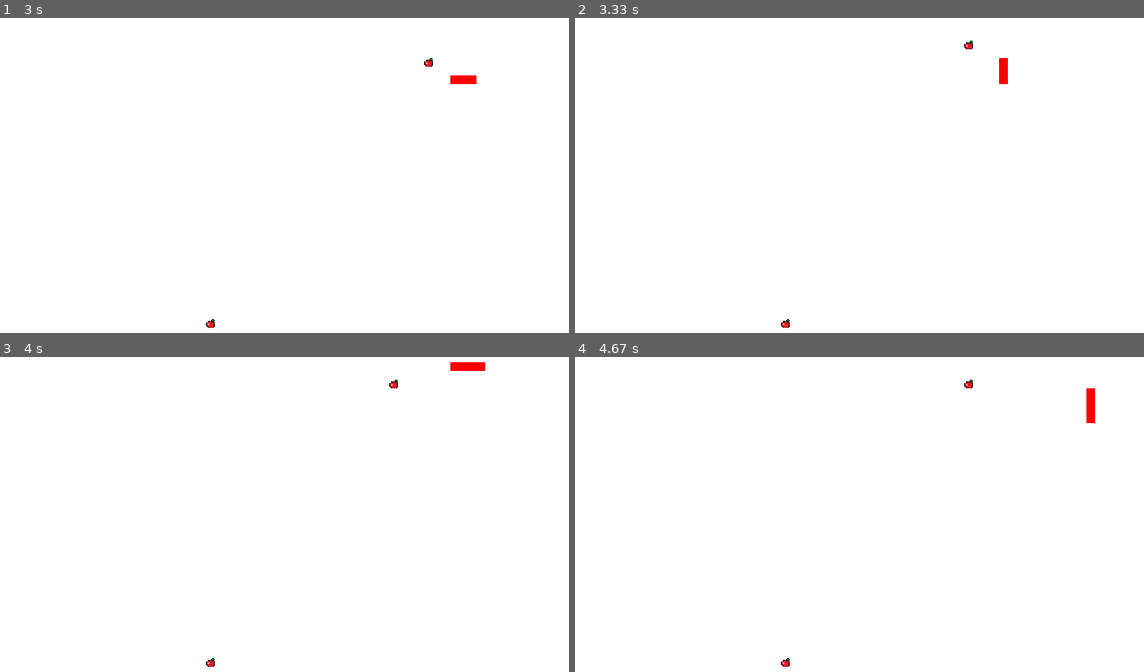
Above: before the commit, frames 1-4 (two rows, left to right).
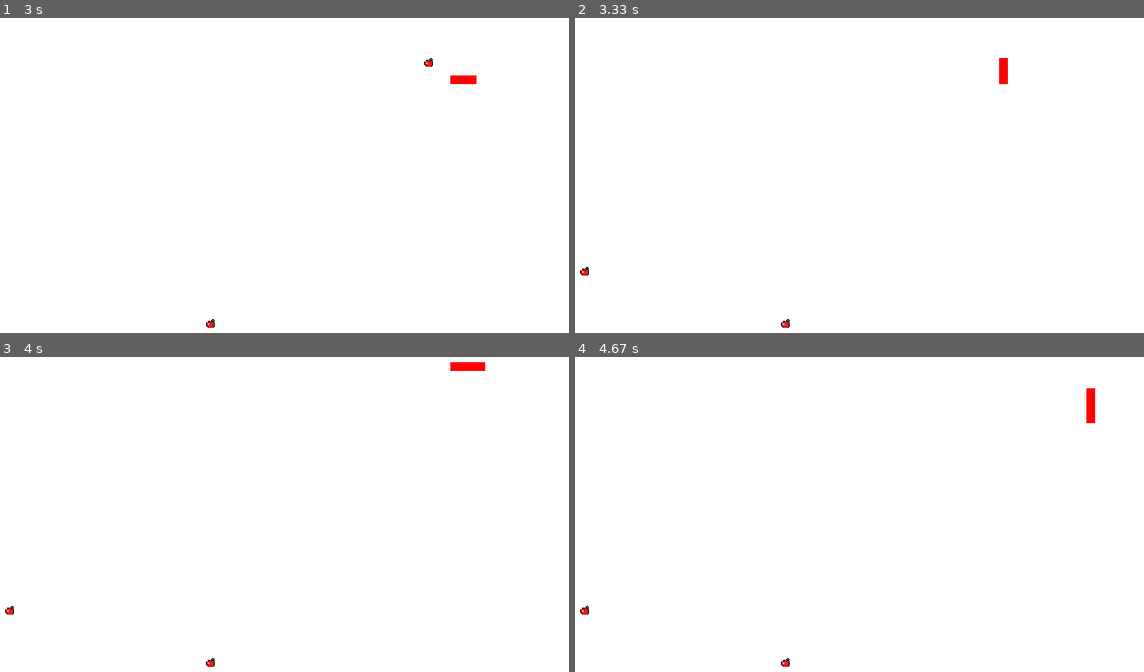
Above: after the commit, the same moments.

Repository: danyjf/tpj-2022
Game: pygame game, started from snake/main.py
Same seed, same stepped clock (60 frames per second), same inputs: the game is played once before the commit and once after it.
Inputs:
- Up to frame 1 (3 s): hold Right 0.33-0.8 s; hold Up 0.83-1.3 s; hold Right 1.33-1.8 s; hold Left 1.83-2.37 s; hold Down 2.4-2.7 s; hold Left from 2.73 s (still down)
- Up to frame 2 (3.33 s): release Left at 3.13 s; hold Up from 3.17 s (still down)
- Up to frame 3 (4 s): release Up at 3.53 s; hold Right from 3.57 s (still down)
- Up to frame 4 (4.67 s): release Right at 4.2 s; hold Down 4.23-4.6 s; hold Left from 4.63 s (still down)

Frame 1 is identical in both runs. In frame 2, less than 0.1% of the frame differs, in the area x 0-70%, y 7-82%; in frame 3, less than 0.1%; in frame 4, less than 0.1%.

Commit message:
Fix state machine

Diff:
--- a/snake/game.py
+++ b/snake/game.py
@@ -4,10 +4,9 @@
 from snake import Snake
 from apple import Apple
 from input_handler import InputHandler
-from observer import Observer
 from spawner import Spawner
 
-class Game(Observer):
+class Game:
     def __init__(self):
         self.display = pygame.display.set_mode((Environment.SCALE * Environment.WIDTH, Environment.SCALE * Environment.HEIGHT))
         self.clock = pygame.time.Clock()
@@ -16,8 +15,6 @@
 
         # self.snakes = [Snake(40, 10), Snake(40, 30)]
         self.snakes = [Snake(40, 10)]
-        for snake in self.snakes:
-            snake.add_observer(self)
 
         self.spawner = Spawner()
         apple = Apple()
@@ -44,33 +41,32 @@
         elif event.key == pygame.K_RIGHT:
             self.input_handler.handle_input('right', self.snakes[-1])
 
-    def on_notify(self, entity, event):
-        if event == Environment.EAT:
-            entity[0].grow()
-            entity[1].randomize_pos()
-        elif event == Environment.DIE:
-            self.running = False
+    def render(self):
+        self.display.fill("white")
+
+        for item in self.food:
+            item.draw(self.display)
+        for snake in self.snakes:
+            snake.draw(self.display)
+
+        pygame.display.flip()
+
+    def update(self):
+        for snake in self.snakes:
+            snake.update(self.food)
 
     def loop(self):
-        while self.running:
+        while not any(snake.dead for snake in self.snakes):
             for event in pygame.event.get():
                 if event.type == pygame.QUIT:
-                    self.running = False
+                    [snake.kill() for snake in self.snakes]
                 elif event.type == pygame.KEYDOWN:
                     self.get_input(event)
 
-            # move snake and check collisions
-            for snake in self.snakes:
-                snake.move()
-                snake.check_collisions(self.food)
+            # update snakes
+            self.update()
 
             # render
-            self.display.fill("white")
+            self.render()
 
-            for item in self.food:
-                item.draw(self.display)
-            for snake in self.snakes:
-                snake.draw(self.display)
-
-            pygame.display.flip()
             self.clock.tick(15)
--- a/snake/snake.py
+++ b/snake/snake.py
@@ -1,14 +1,23 @@
+import enum
 import pygame
+from enum import Enum
 
 from environment import Environment
 from subject import Subject
 
+class SNAKE_STATES(Enum):
+    MOVE = 1
+    EAT = 2
+    GROW = 3
+
 class Snake(Subject):
     def __init__(self, posX, posY):
         super().__init__()
+        self.dead = False
         self.body = [(posX - 1, posY), (posX - 2, posY)]
         self.direction = (1, 0)
         self.length = 3
+        self.state = SNAKE_STATES.MOVE
 
     def up(self):
         if self.direction != (0, 1):
@@ -36,19 +45,38 @@
     def grow(self):
         self.length += 1
 
-    def check_collisions(self, food):
+    def kill(self):
+        self.dead = True
+
+    def die(self):
         head = self.body[0]
-
-        for item in food:
-            if item.pos == head:
-                self.notify([self, item], Environment.EAT)
-
         if head[0] not in range(Environment.WIDTH) or head[1] not in range(Environment.HEIGHT):
-            self.notify(self, Environment.DIE)
+            self.kill()
 
         for body in self.body[1:]:
             if head == body:
-                self.notify(self, Environment.DIE)
+                self.kill()
+
+    def food_collision(self, food):
+        head = self.body[0]
+        for item in food:
+            if item.pos == head:
+                item.randomize_pos()
+                return True
+        return False
+
+    def update(self, food):
+        if self.state == SNAKE_STATES.MOVE:
+            self.move()
+            if self.food_collision(food):
+                self.state = SNAKE_STATES.EAT
+        elif self.state == SNAKE_STATES.EAT:
+            self.move()
+            self.state = SNAKE_STATES.GROW
+        elif self.state == SNAKE_STATES.GROW:
+            self.move()
+            self.grow()
+            self.state = SNAKE_STATES.MOVE
 
     def draw(self, display):
         for x, y in self.body:
